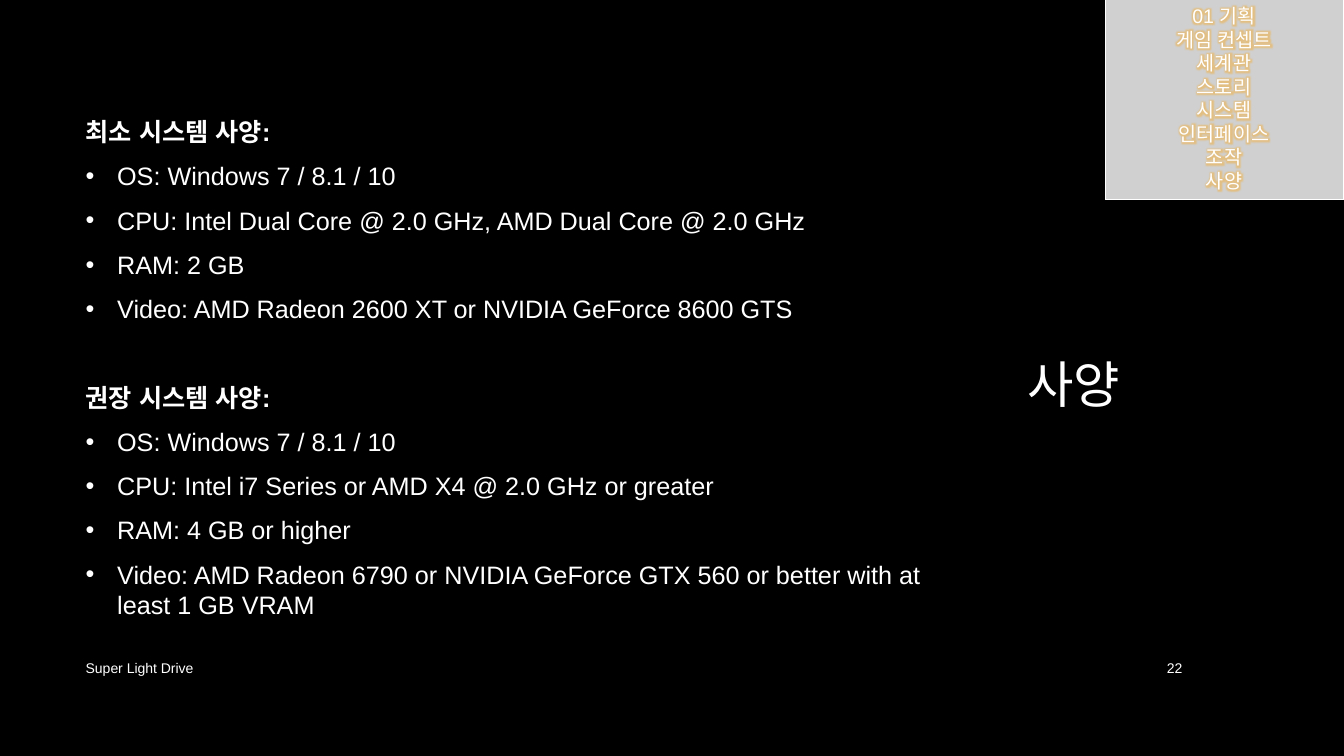
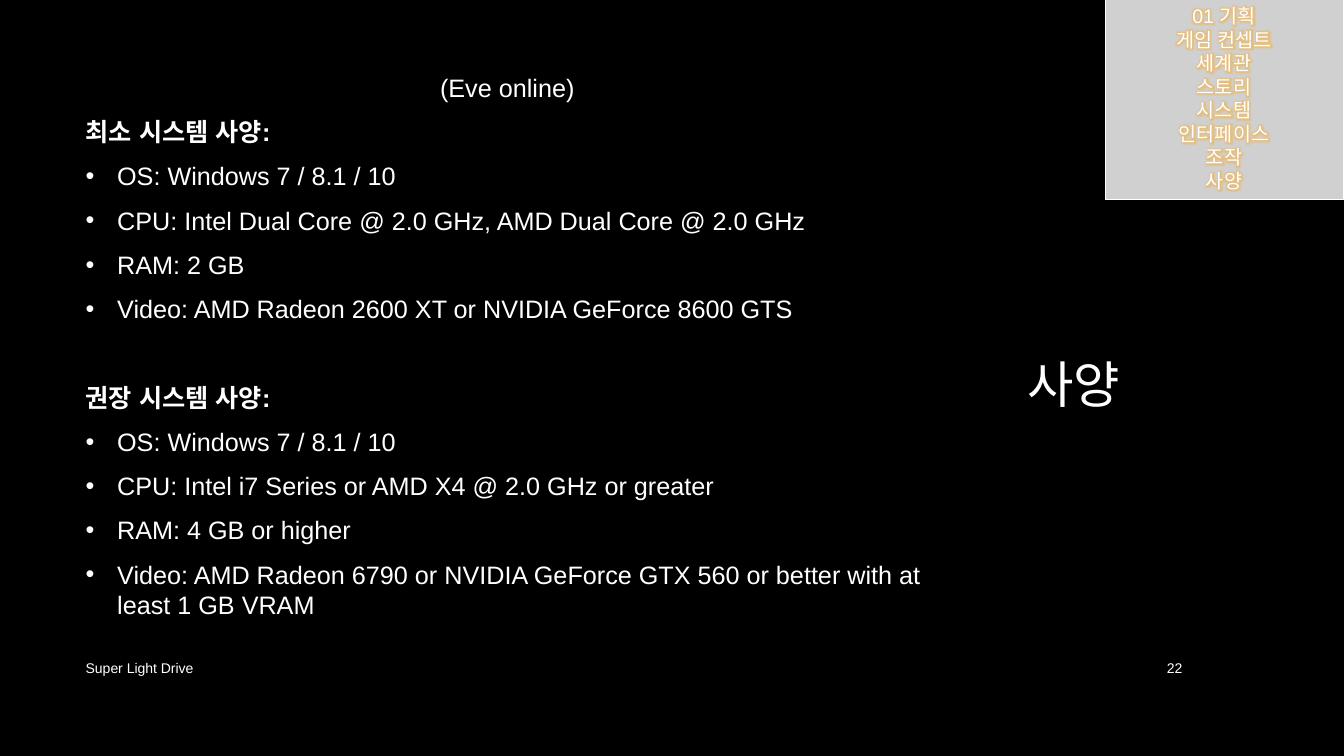
Before and after one commit to iconstudio/2017-Platformer, a slide deck: slide 22 of slides/SuperLightDrive_20171228.pptx. Drawn at 1344x756 pixels with LibreOffice and Linux fonts; fonts in the diff are those of the drawing; grey boxes stand for pictures; background and template pictures are left out. Boxes give left, top, right and bottom in pixels: in the first picture for what was removed or moved away, otherwise in the second. Text is boxed around its words. In the diff, an @@ line names an element or a change of style, - is before the commit and + after.

```diff
--- a/slides/SuperLightDrive_20171228.pptx
+++ b/slides/SuperLightDrive_20171228.pptx
@@ text at <box>440,78,575,103</box>: paragraph added @@
+(Eve online)
```
Also in this commit, not shown: 11 other slides changed, 7 other files.
